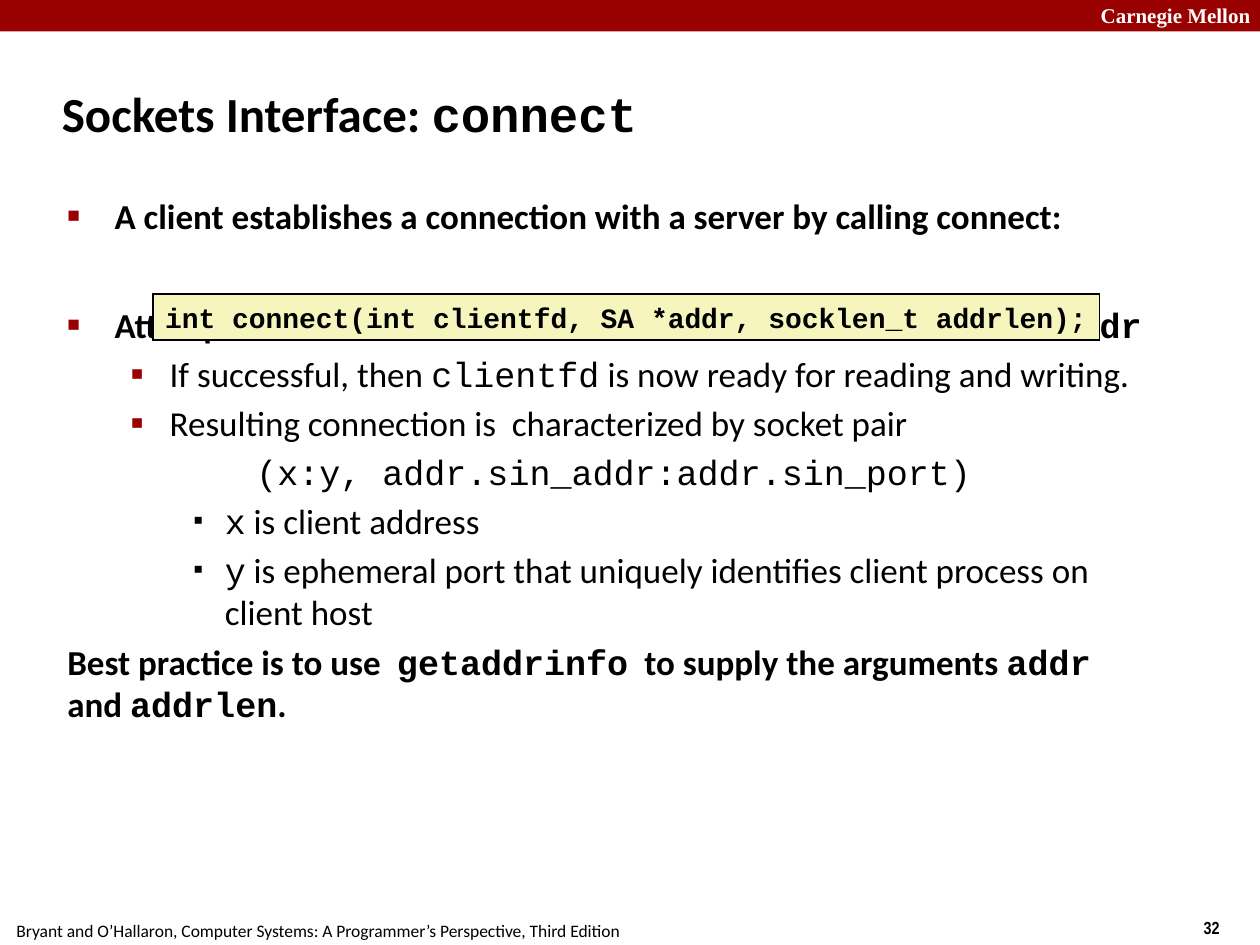
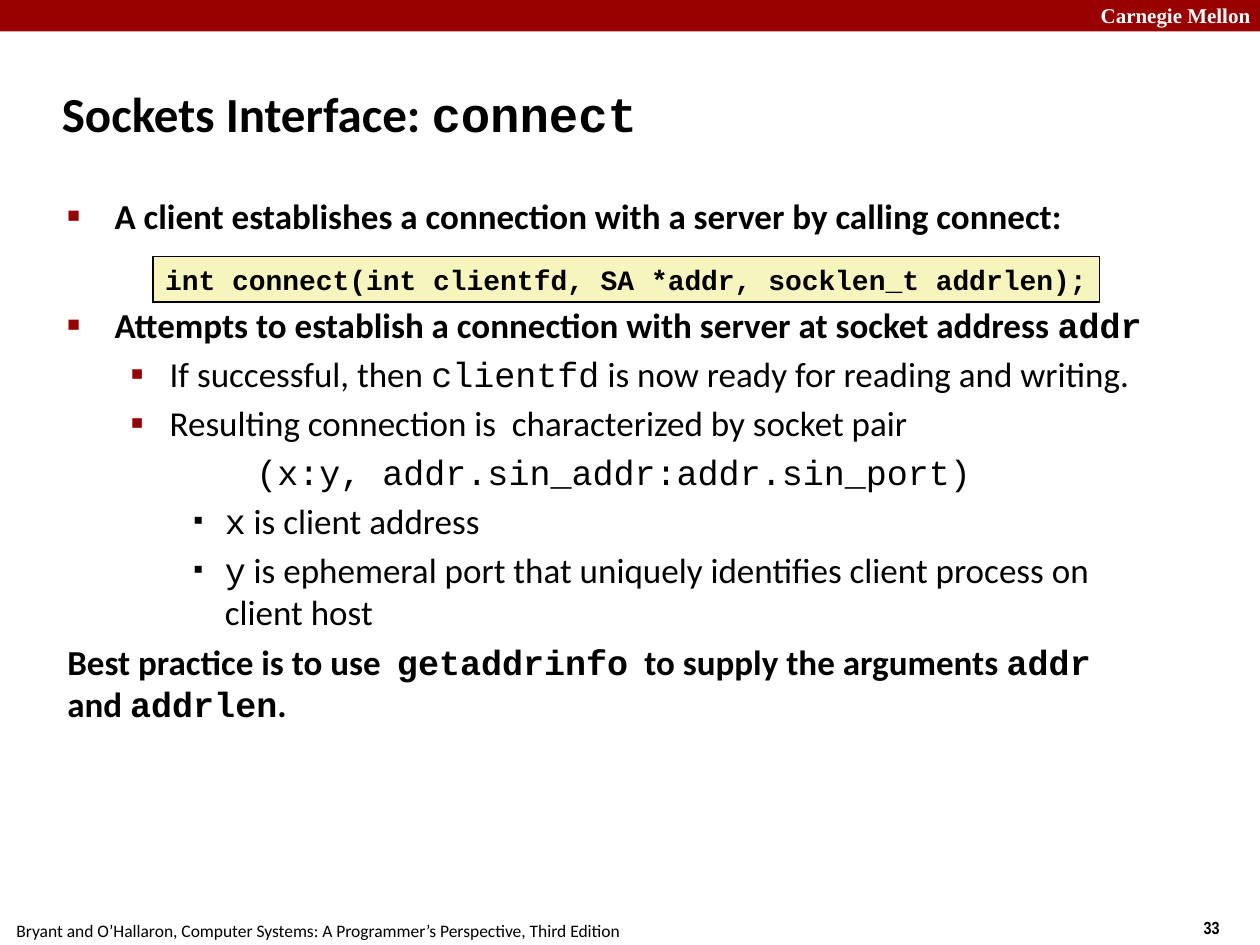
Before and after one commit to diku-compSys/compSys-e2021-pub, a slide deck: slide 33 of lectures/211101_network_programming/slides.odp (slide 32 before the commit). Drawn at 1260x945 pixels with LibreOffice and Linux fonts; fonts in the diff are those of the drawing. Boxes give left, top, right and bottom in pixels: in the first picture for what was removed or moved away, otherwise in the second. Text is boxed around its words. In the diff, an @@ line names an element or a change of style, - is before the commit and + after.

Commit message:
swapped 2 lectures in week 47 to better align with new assignment

```diff
--- a/lectures/211101_network_programming/slides.odp
+++ b/lectures/211101_network_programming/slides.odp
@@ rectangle "int connect(int clientfd, SA *addr, ...": place and size @@
-rectangle "int connect(int clientfd, SA *addr, ..." at [152, 295, 1099, 341]
+rectangle "int connect(int clientfd, SA *addr, ..." at [152, 257, 1099, 304]
@@ page number at [1204, 922, 1220, 934]: text changed @@
-32
+33
```
Also in this commit, not shown: 2 other slides changed, 15 slides added, 6 slides removed, 3 other files.
